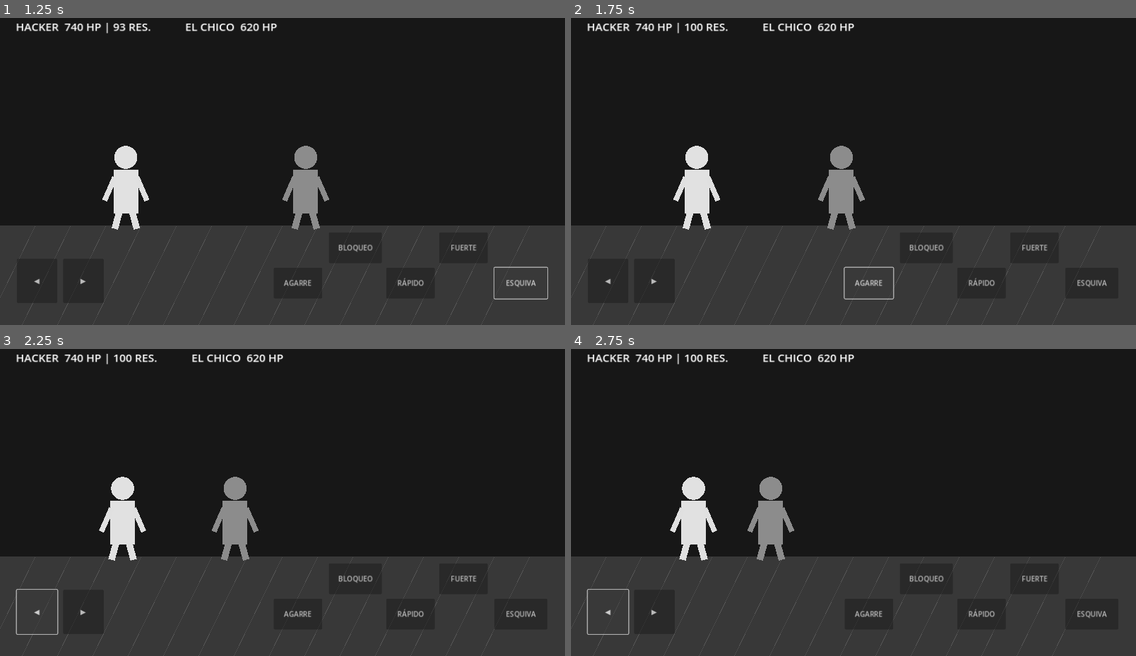
Above: before the commit, frames 1-4 (two rows, left to right).
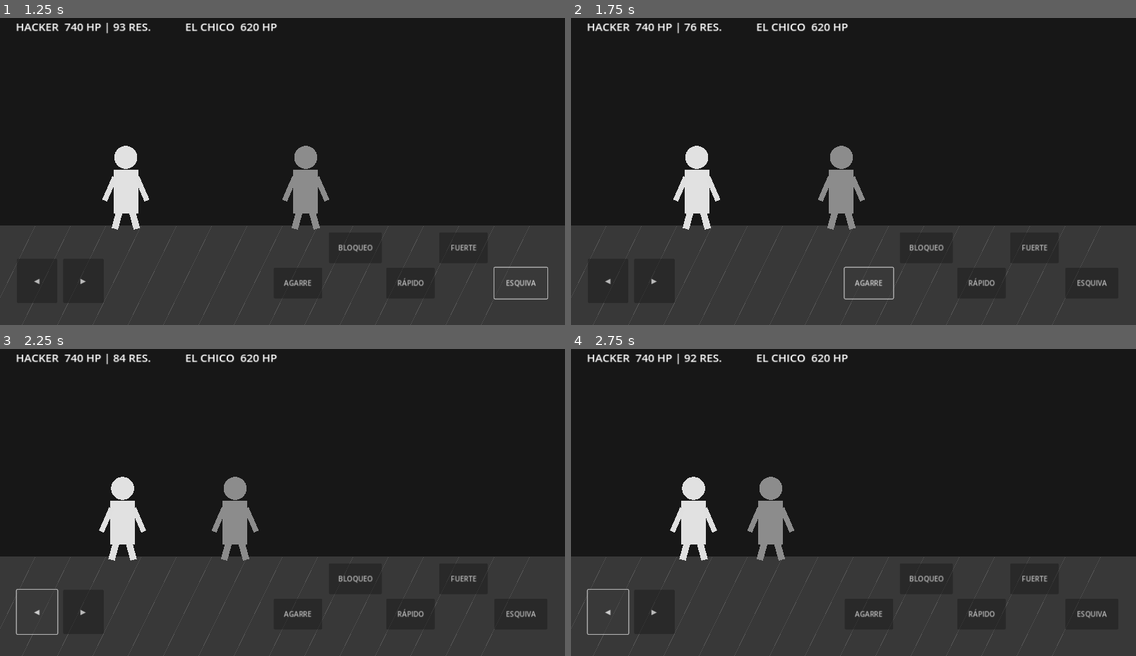
Above: after the commit, the same moments.

Repository: josevillablanca30/Condena-Game-
Game: Godot game, scene res://src/combat/combat_scene.tscn
Same seed, same stepped clock (60 frames per second), same inputs: the game is played once before the commit and once after it.
Inputs:
- Up to frame 1 (1.25 s): click "ESQUIVA" at 0.5 s
- Up to frame 2 (1.75 s): click "AGARRE" at 1.25 s
- Up to frame 3 (2.25 s): click "◀" at 2 s
- Up to frame 4 (2.75 s): no input

Frame 1 is identical in both runs. In frame 2, 0.4% of the frame differs, in the area x 20-51%, y 1-5%; in frame 3, 0.4%; in frame 4, 0.4%.
Error before the commit: Invalid call. Nonexistent function 'grab_attack' in base 'CharacterBody2D (CondenaFighter)'. (res://src/combat/combat_scene.gd:76)

Commit message:
feat: implement grab, dodge invulnerability and hit stun

Diff:
--- a/src/combat/fighter.gd
+++ b/src/combat/fighter.gd
@@ -20,6 +20,8 @@
 var dead := false
 var opponent: CondenaFighter
 var attack_serial := 0
+var invulnerable := false
+var stun_time := 0.0
 
 func _ready() -> void:
     health = max_health
@@ -31,9 +33,10 @@
     if dead:
         velocity = Vector2.ZERO
         return
+    stun_time = maxf(0.0, stun_time - delta)
     stamina = minf(max_stamina, stamina + (6.0 if blocking else 16.0) * delta)
     stamina_changed.emit(stamina)
-    velocity = Vector2(direction * move_speed if not busy and not blocking else 0.0, 0.0)
+    velocity = Vector2(direction * move_speed if not busy and not blocking and stun_time <= 0.0 else 0.0, 0.0)
     move_and_slide()
     position.x = clampf(position.x, 95.0, 1185.0)
 
@@ -52,20 +55,25 @@
     _attack(28.0, attack_damage * 1.8, 105.0, 0.58)
 
 func dodge() -> void:
-    if dead or busy or stamina < 18.0:
+    if dead or busy or blocking or stamina < 18.0:
         return
     stamina -= 18.0
     busy = true
+    invulnerable = true
     var start_x := position.x
     var away := -1.0 if opponent != null and opponent.position.x > position.x else 1.0
     var tween := create_tween()
     tween.tween_property(self, "position:x", clampf(start_x + away * 105.0, 95.0, 1185.0), 0.2)
     await tween.finished
     if is_inside_tree():
+        invulnerable = false
         busy = false
 
+func grab_attack() -> void:
+    _attack(25.0, attack_damage * 1.25, 65.0, 0.50)
+
 func _attack(cost: float, damage: float, reach: float, duration: float) -> void:
-    if dead or busy or blocking or stamina < cost:
+    if dead or busy or blocking or stun_time > 0.0 or stamina < cost:
         return
     stamina -= cost
     busy = true
@@ -81,8 +89,9 @@
         busy = false
 
 func receive_hit(damage: float) -> void:
-    if dead:
+    if dead or invulnerable:
         return
+    stun_time = 0.12
     health = maxf(0.0, health - damage * (0.25 if blocking else 1.0))
     health_changed.emit(health)
     if health <= 0.0:
